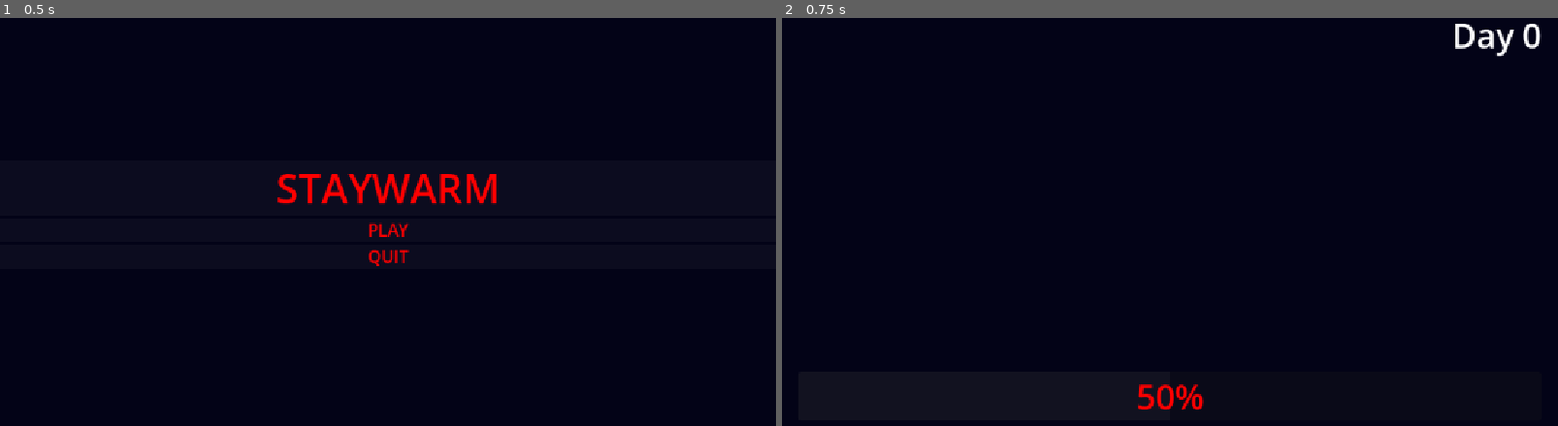
Above: before the commit, frames 1-2 (left to right).
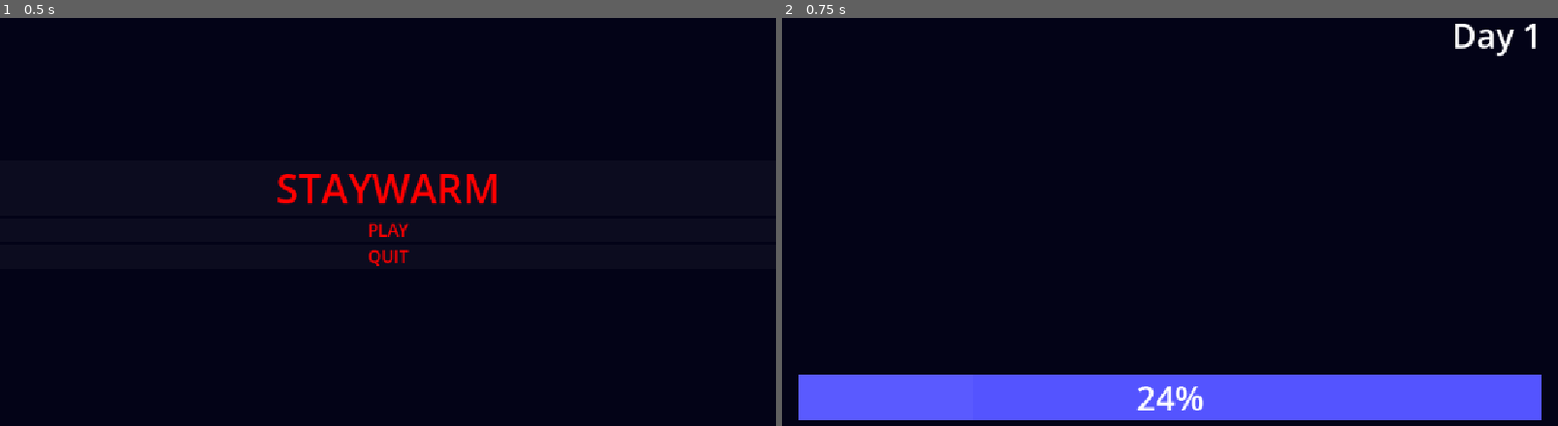
Above: after the commit, the same moments.

Repository: antholol/godot-wild-jam-99
Game: Godot game, scene res://scenes/menu.tscn
The game is run twice, just before and just after one commit, with the same random seed, the same clock (stepped at 60 frames per second) and the same inputs.
Inputs:
- Up to frame 1 (0.5 s): no input
- Up to frame 2 (0.75 s): click "PLAY" at 0.5 s

Frame 1 is identical in both runs. In frame 2, 11% of the frame differs, in the area x 2-98%, y 1-99%.

Commit message:
changing heatBar stuff

Diff:
--- a/assets/theme.tres
+++ b/assets/theme.tres
@@ -11,8 +11,12 @@
 Button/colors/font_focus_color = Color(0.32999998, 0.32999998, 1, 1)
 Button/colors/font_hover_color = Color(0.32999998, 0.32999998, 1, 1)
 Button/colors/font_hover_pressed_color = Color(0.32999998, 0.32999998, 1, 1)
+Button/colors/font_pressed_color = Color(0.32999998, 0.32999998, 1, 1)
+Button/colors/icon_normal_color = Color(1, 0, 0, 1)
+Button/colors/icon_pressed_color = Color(0.32999998, 0.32999998, 1, 1)
 Button/font_sizes/font_size = 25
 Button/styles/normal = SubResource("StyleBoxFlat_b5dxv")
+CheckButton/colors/button_checked_color = Color(0.32999998, 0.32999998, 1, 1)
 ProgressBar/colors/font_color = Color(1, 0, 0, 1)
 ProgressBar/font_sizes/font_size = 50
 ProgressBar/styles/background = null
--- a/scenes/mainGame.tscn
+++ b/scenes/mainGame.tscn
@@ -5,6 +5,9 @@
 
 [sub_resource type="LabelSettings" id="LabelSettings_mw4qg"]
 font_size = 50
+
+[sub_resource type="StyleBoxFlat" id="StyleBoxFlat_aurs4"]
+bg_color = Color(0.32999998, 0.32999998, 1, 1)
 
 [node name="mainGame" type="Node2D" unique_id=1014184779]
 script = ExtResource("1_mw4qg")
@@ -35,7 +38,7 @@
 text = "Day 0"
 label_settings = SubResource("LabelSettings_mw4qg")
 
-[node name="ProgressBar" type="ProgressBar" parent="CanvasLayer" unique_id=1892487981]
+[node name="Heat Bar" type="ProgressBar" parent="CanvasLayer" unique_id=1892487981]
 anchors_preset = 12
 anchor_top = 1.0
 anchor_right = 1.0
@@ -47,4 +50,7 @@
 grow_horizontal = 2
 grow_vertical = 0
 theme = ExtResource("2_mmojm")
-value = 50.0
+theme_override_colors/font_color = Color(1, 1, 1, 1)
+theme_override_styles/background = SubResource("StyleBoxFlat_aurs4")
+step = 0.1
+value = 50.9
--- a/scenes/main_game.gd
+++ b/scenes/main_game.gd
@@ -1,22 +1,27 @@
 extends Node2D
 @onready var daysPassedLabel: Label = $CanvasLayer/ColorRect/VBoxContainer/daysPassedLabel
+@onready var heat_bar: ProgressBar = $"CanvasLayer/Heat Bar"
 
 var daysPassed: int = 0
+var heat: float = 0.00
 
 # Called when the node enters the scene tree for the first time.
 func _ready() -> void:
-	dayCounter(daysPassed)
-	daysPassed = 1
-
+	pass
 
 # Called every frame. 'delta' is the elapsed time since the previous frame.
 func _process(delta: float) -> void:
-	pass
+	dayCounter(daysPassed)
+	daysPassed = 1
+	heat=23.46
+	changeHeat(heat)
 
 func _input(event: InputEvent) -> void:
 	if event.is_action_pressed("ESC"):
 		get_tree().change_scene_to_file("res://scenes/menu.tscn")
 
+func changeHeat(heat: float) -> void:
+	heat_bar.value = heat
 
 func dayCounter(daysPassed: int) -> void:
 	daysPassedLabel.text = "Day " + str(daysPassed)
